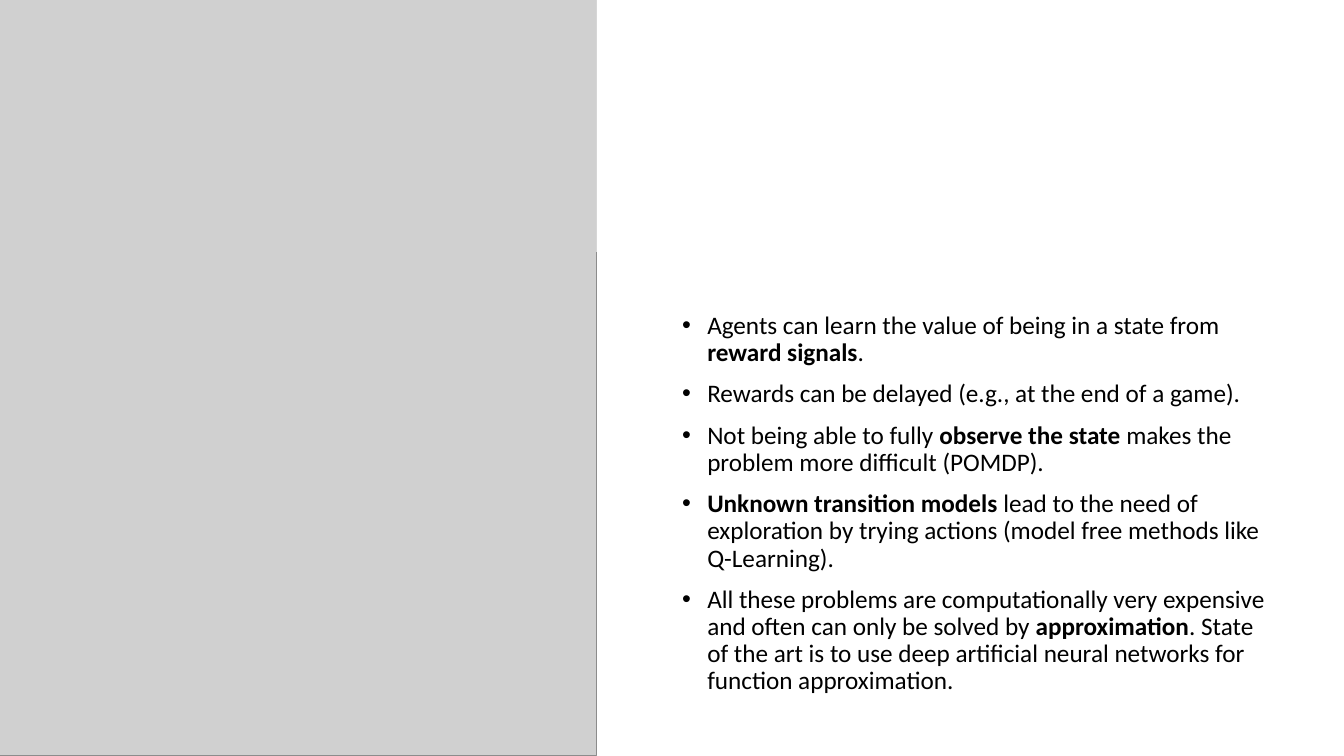
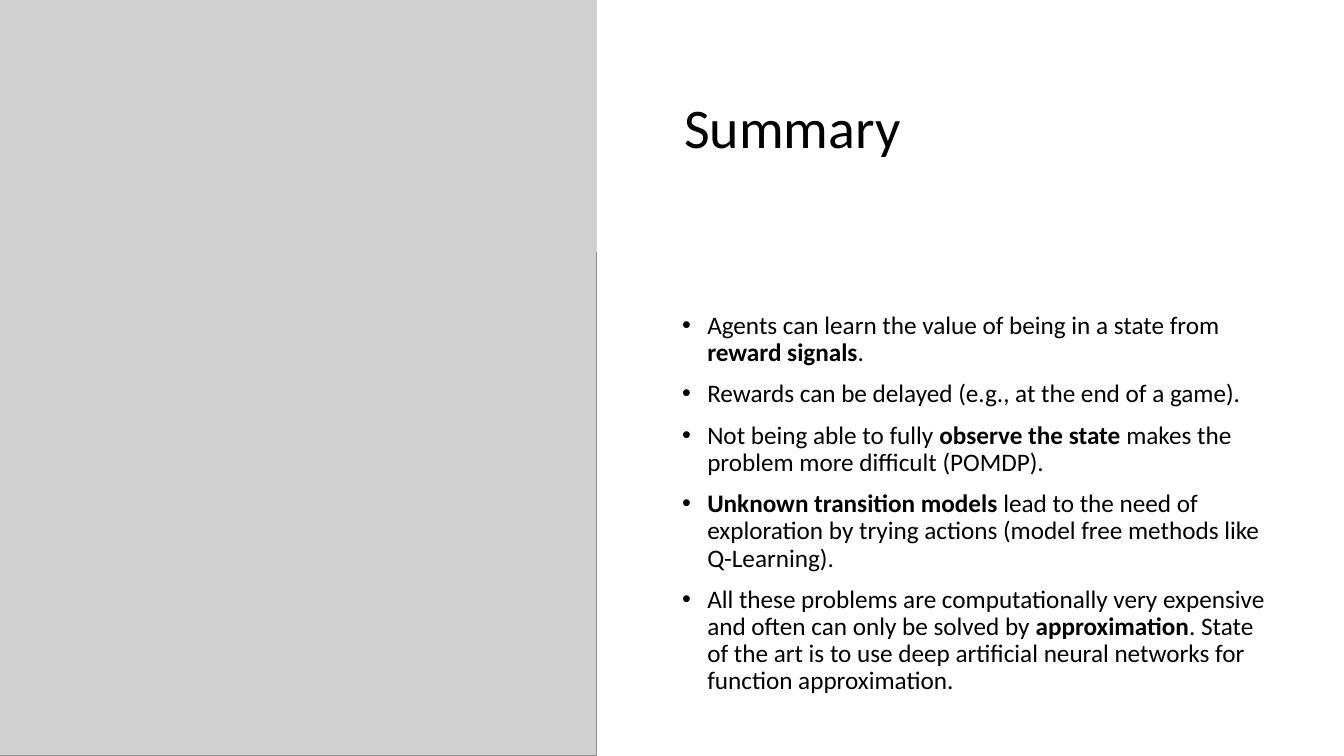
Before and after one commit to mhahsler/CS7320-AI, a slide deck: slide 20 of slides/22_Reinforcement_Learning.pptx. Drawn at 1344x756 pixels with LibreOffice and Linux fonts; fonts in the diff are those of the drawing; grey boxes stand for pictures. Boxes give left, top, right and bottom in pixels: in the first picture for what was removed or moved away, otherwise in the second. Text is boxed around its words. In the diff, an @@ line names an element or a change of style, - is before the commit and + after.

```diff
--- a/slides/22_Reinforcement_Learning.pptx
+++ b/slides/22_Reinforcement_Learning.pptx
@@ title added at [684,111,900,157], 40 pt, text #000000 @@
+Summary
```
Also in this commit, not shown: 2 other slides changed, 3 other files.
